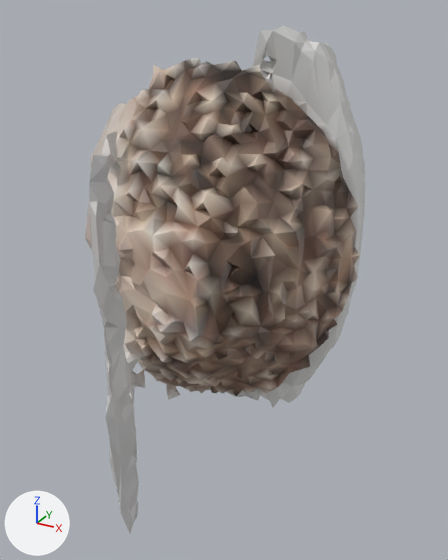
Before and after pictures for a commit that changed the glTF model web/assets/kits/dirt_patch.glb.
One viewpoint serves both versions: a 50 mm camera at (0.1177, -0.1686, 0.1554) aimed at (0.0223, 0.0048, 0.0687). Every picture has the same lights, and +X, +Y and +Z are marked at lower left. The older version comes first. Where no turn or scale is listed for an object, it has been applied to the vertices.

The scene before the commit, as lines of its bpy script (objects in view):
```python
me_geometry_0 = bpy.data.meshes.new('geometry_0')
me_geometry_0.from_pydata(...)  # 2469 vertices, 4999 faces; spans x -0.041..0.061, y -0.071..0.074, z 0.0..0.15
me_geometry_0.materials.append(mat_defaultmaterial)
ob_geometry_0 = bpy.data.objects.new('geometry_0', me_geometry_0)
ob_geometry_0.location = (0.0, 0.0, 0.0)
```
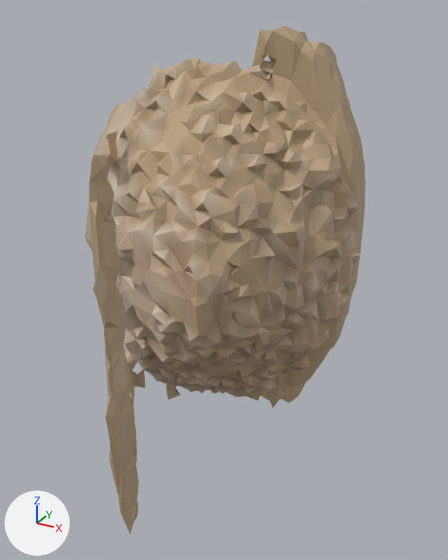
Changed parts and their boxes (x1, y1, x2, y2) in the pictures (448 x 560 px):
part 1 of me_geometry_0, recoloured (light grey to beige): (85, 26, 366, 534) in both
part 2 of me_geometry_0, recoloured (brown to beige): (130, 59, 354, 396) in both
part 3 of me_geometry_0, recoloured: (90, 58, 360, 395) in both

Edits to the bpy script that builds the scene:
```text
Change me_geometry_0:
    where me_geometry_0.from_pydata(...)  # 2469 vertices, 4999 faces; spans x -0.041..0.061, y -0.071..0.074, z 0.0..0.15
    used by ob_geometry_0; location = (0.0, 0.0, 0.0)
    me_geometry_0 part 1: 3254 faces centred in x -0.041..0.058, y -0.07..0.073, z 0.003..0.149 are repainted in the vertex colours; the middle colour goes from light grey #d4d1ce to beige #bba181
    me_geometry_0 part 2: 754 faces centred in x -0.015..0.059, y -0.022..0.034, z 0.01..0.139 are repainted in the vertex colours; the middle colour goes from brown #775d51 to beige #bba181
    me_geometry_0 part 3: 991 faces centred in x -0.04..0.06, y -0.022..0.036, z 0.008..0.138 are repainted in the vertex colours; the middle colour goes from beige #b8a69a to beige #bba181
```
